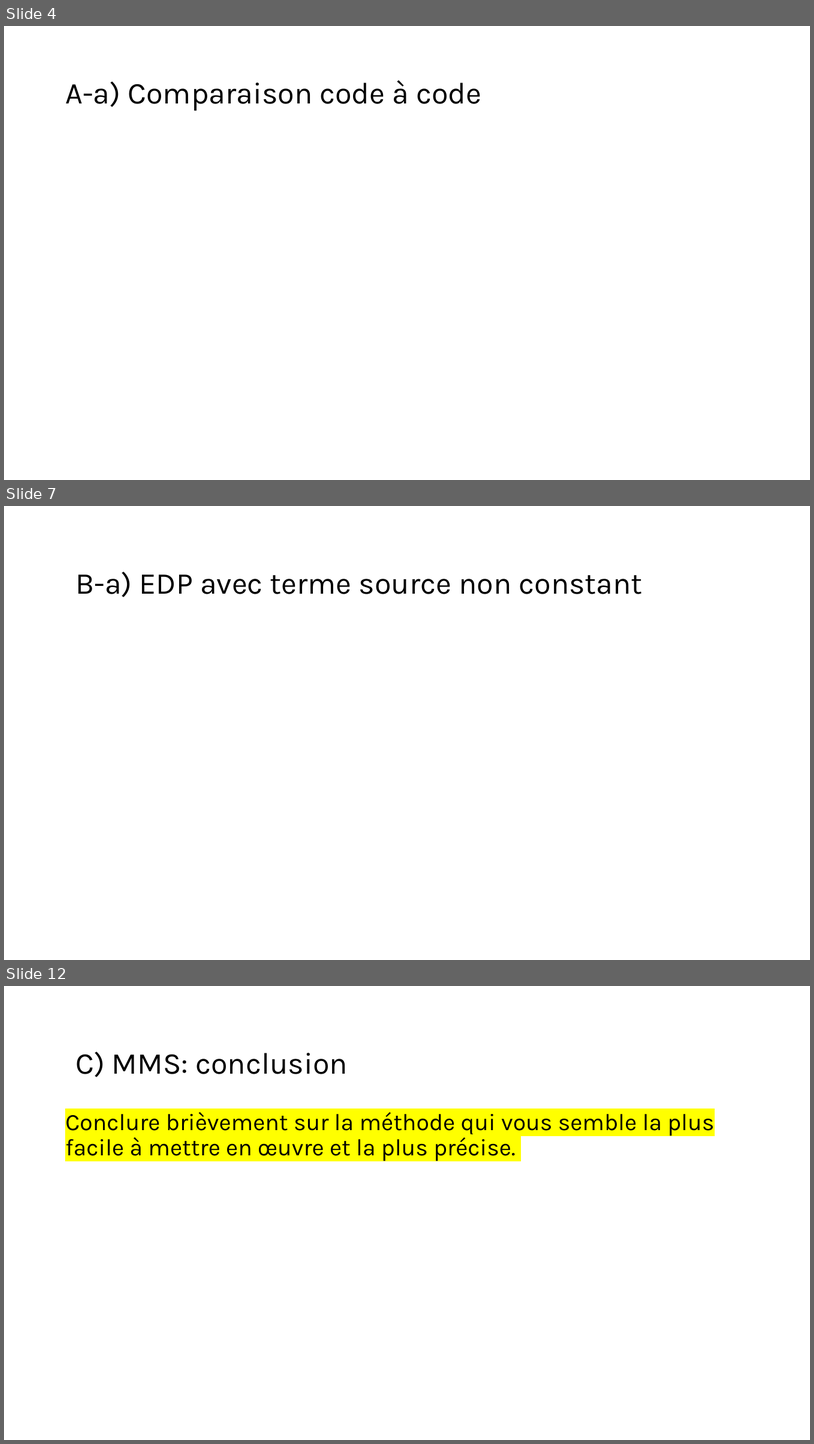
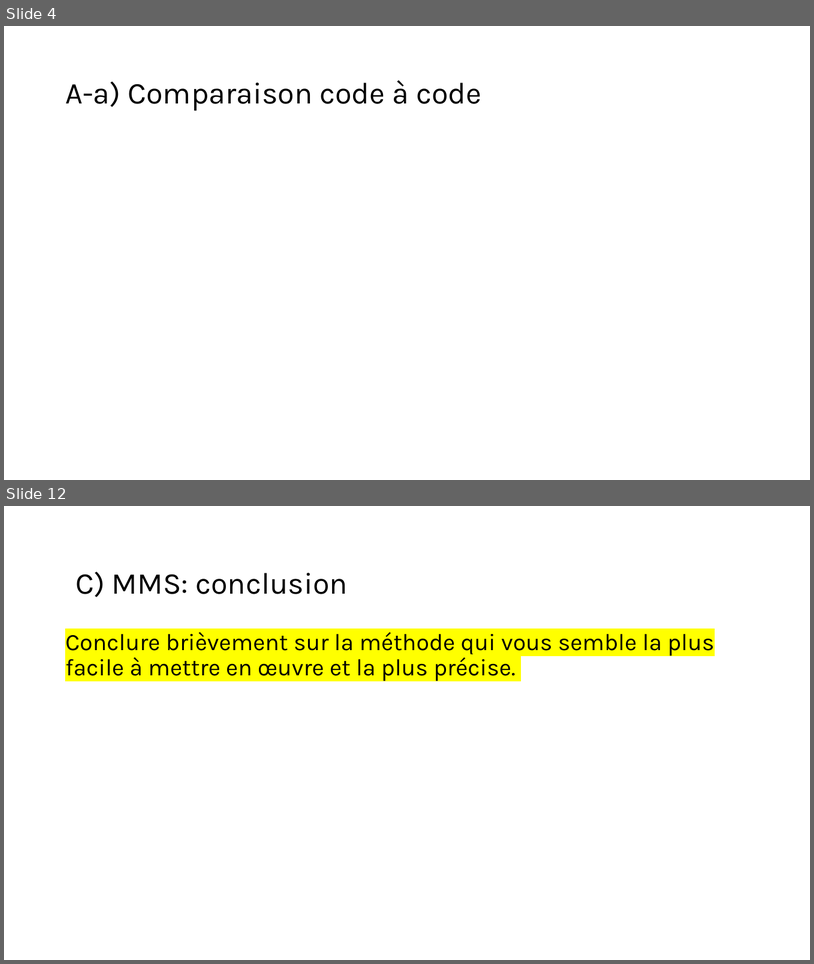
Before and after one commit to mehdibendaya/MEC8211DEV2, a slide deck: Devoir_2.pptx. Shown one above the other, each under a label of ours: slides 4, 7 and 12 before the commit, slides 4 and 12 after it; the slides between them are not shown. The pictures are 814x1444 and 814x964 pixels, drawn with LibreOffice and Linux fonts; fonts in the diff are those of the drawing; grey boxes stand for pictures. Boxes give left, top, right and bottom in pixels: in the first picture for what was removed or moved away, otherwise in the second. Text is boxed around its words. In the diff, an @@ line names an element or a change of style, - is before the commit and + after.

```diff
--- a/Devoir_2.pptx
+++ b/Devoir_2.pptx
@@ slide 7 removed at (x1=4, y1=506, x2=810, y2=960), background #FFFFFF @@
@@ text removed at (x1=75, y1=571, x2=643, y2=597) @@
-B-a) EDP avec terme source non constant
```
Also in this commit, not shown: 5 slides changed, 2 slides added, 1 other slide removed.
